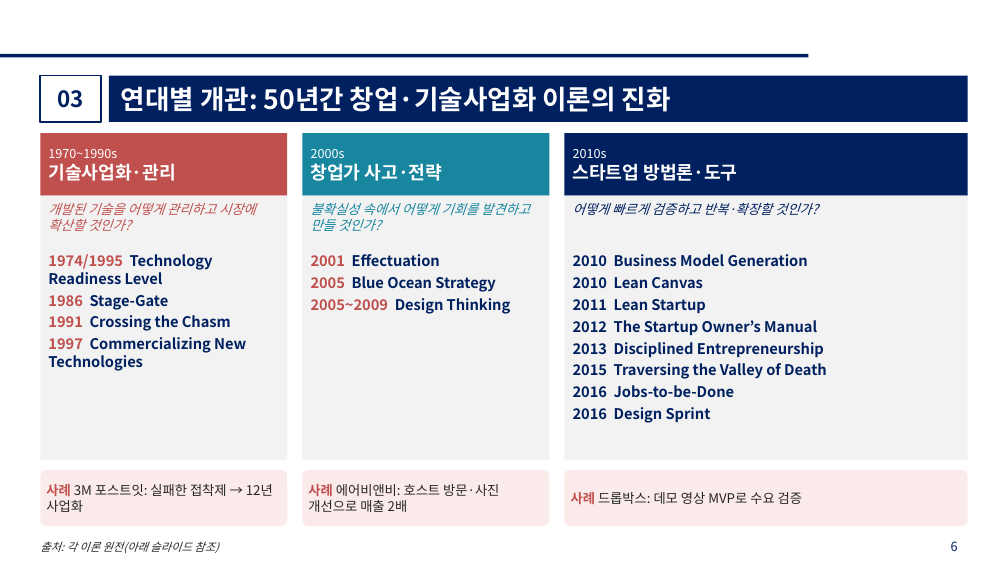
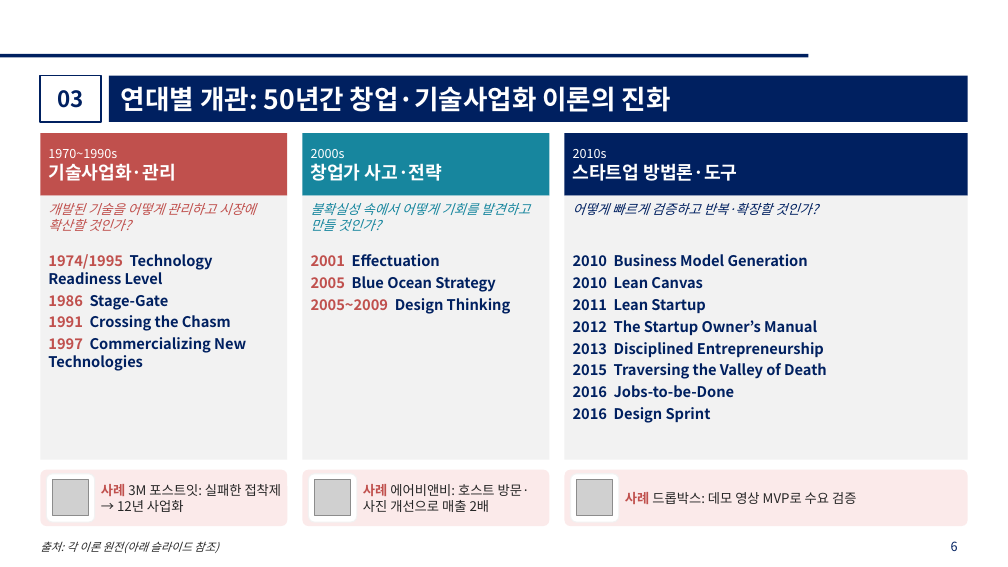
Before and after one commit to kicfseo-netizen/mini-web-toys, a slide deck: slide 6 of startup-theory-lecture/창업이론_강의자료.pptx. Drawn at 1008x567 pixels with LibreOffice and Linux fonts; fonts in the diff are those of the drawing; grey boxes stand for pictures; background and template pictures are left out. Boxes give left, top, right and bottom in pixels: in the first picture for what was removed or moved away, otherwise in the second. Text is boxed around its words. In the diff, an @@ line names an element or a change of style, - is before the commit and + after.

```diff
--- a/startup-theory-lecture/창업이론_강의자료.pptx
+++ b/startup-theory-lecture/창업이론_강의자료.pptx
@@ rounded rectangle added at (x1=46, y1=474, x2=95, y2=522), fill #FFFFFF, outline #F2F2F2 0.75 pt @@
@@ text "사례 3M 포스트잇: 실패한 접착제 ..." rewrapped from (x1=46, y1=484, x2=273, y2=512) to (x1=101, y1=484, x2=282, y2=512) @@
@@ rounded rectangle added at (x1=308, y1=474, x2=357, y2=522), fill #FFFFFF, outline #F2F2F2 0.75 pt @@
@@ text "사례 에어비앤비: 호스트 방문·사진 개선으로 ..." rewrapped from (x1=308, y1=484, x2=499, y2=512) to (x1=363, y1=484, x2=530, y2=512) @@
@@ rounded rectangle added at (x1=571, y1=474, x2=619, y2=522), fill #FFFFFF, outline #F2F2F2 0.75 pt @@
@@ text "사례 드롭박스: 데모 영상 MVP로 ..." moved from (x1=571, y1=492, x2=802, y2=504) to (x1=625, y1=492, x2=856, y2=504) @@
@@ picture added at (x1=52, y1=480, x2=89, y2=516) @@
@@ picture added at (x1=314, y1=480, x2=351, y2=516) @@
@@ picture added at (x1=577, y1=480, x2=613, y2=516) @@
```
Also in this commit, not shown: 18 other slides changed, 27 other files.
